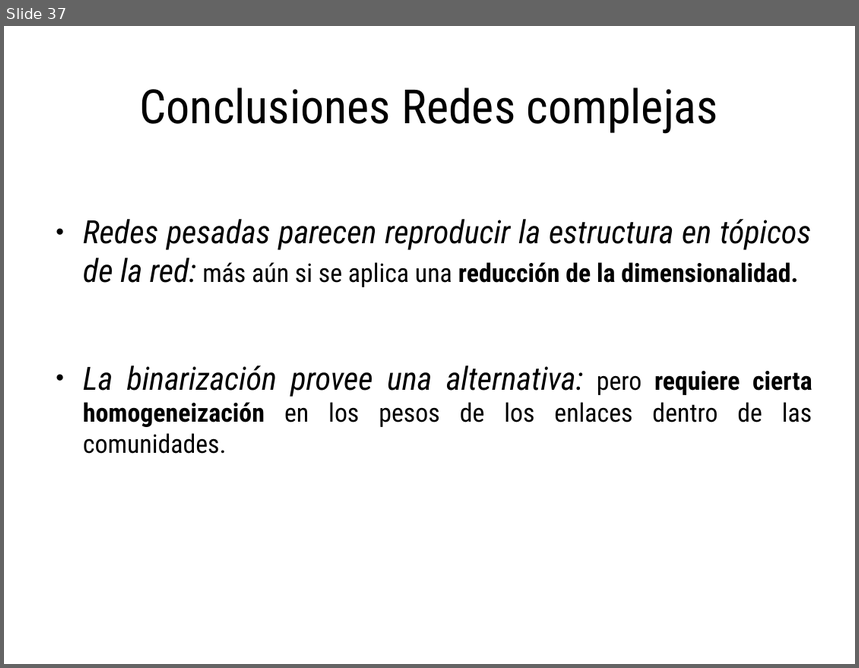
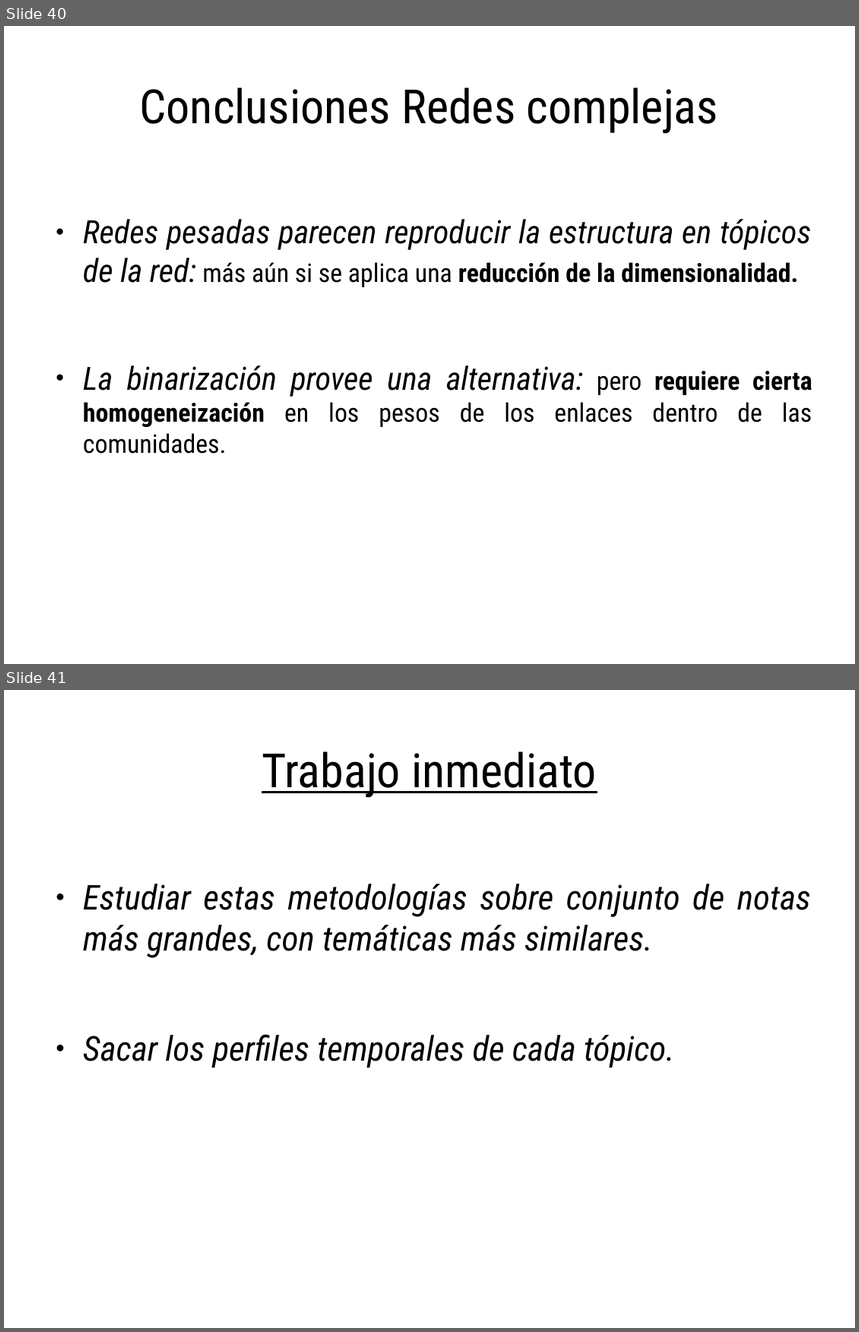
Before and after one commit to spinto88/Analisis_notas, a slide deck: Presentacion_analisis.odp. Shown one above the other, each under a label of ours: slide 37 before the commit, slides 40 and 41 after it. The pictures are 859x668 and 859x1332 pixels, drawn with LibreOffice and Linux fonts; fonts in the diff are those of the drawing. Boxes give left, top, right and bottom in pixels: in the first picture for what was removed or moved away, otherwise in the second. Text is boxed around its words. In the diff, an @@ line names an element or a change of style, - is before the commit and + after.

```diff
--- a/Presentacion_analisis.odp
+++ b/Presentacion_analisis.odp
@@ slide 41 added at box(4, 690, 855, 1328), background #FFFFFF @@
@@ title added at box(262, 752, 597, 798), 44 pt, text #000000, underline @@
+Trabajo inmediato
@@ text added at box(83, 884, 811, 1068), 32 pt, text #000000, italic @@
+● Estudiar estas metodologías sobre conjunto de notas más grandes, con temáticas más similares.
+● Sacar los perfiles temporales de cada tópico.
@@ what was slide 37 is now slide 40 @@
```
Also in this commit, not shown: 2 slides changed, 3 other slides added, 2 other files.
